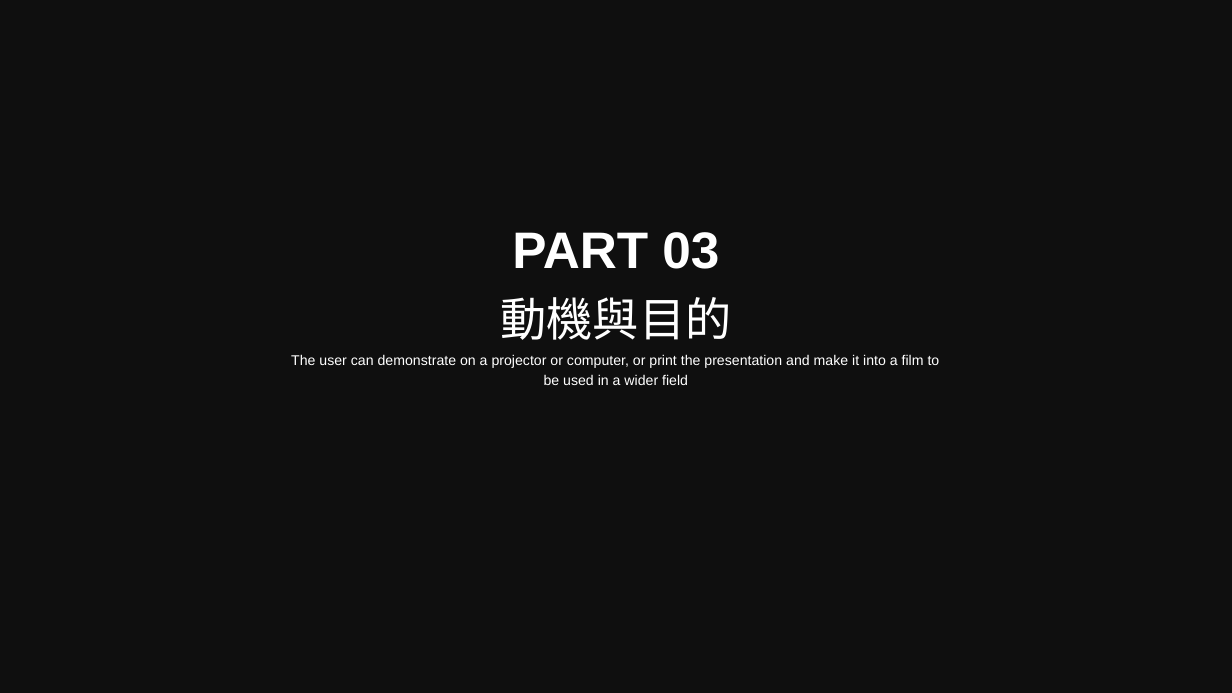
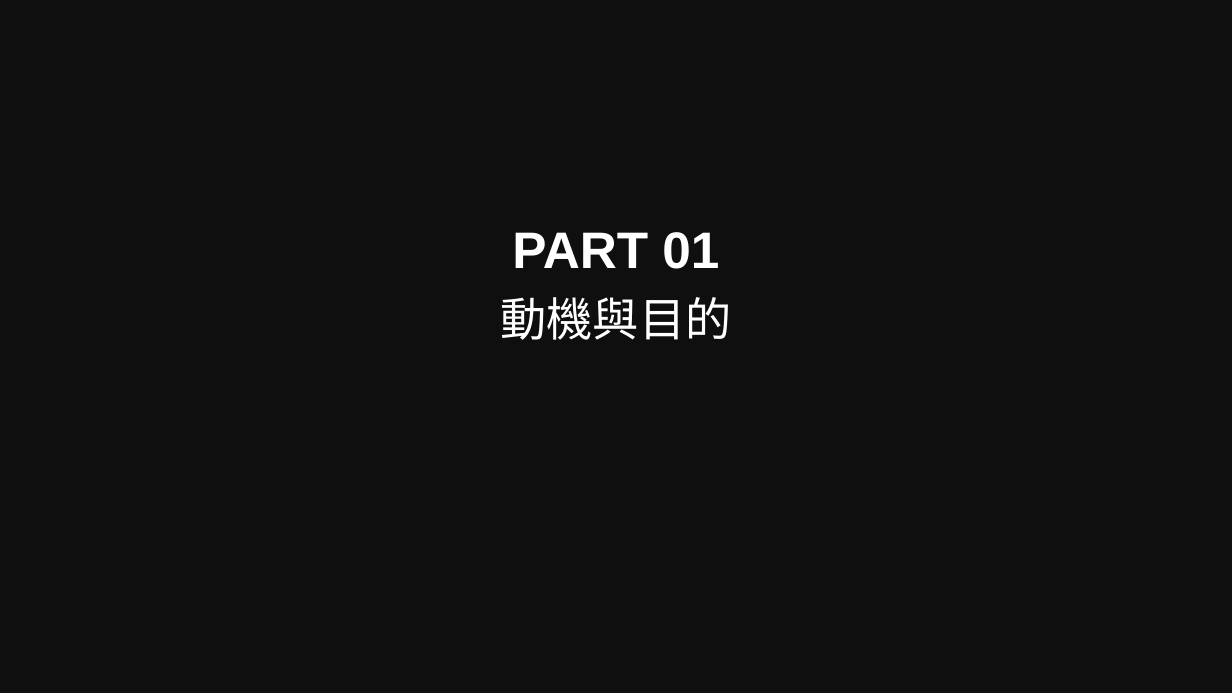
Before and after one commit to Sikako/hackthon, a slide deck: slide 3 of bigdata.pptx (slide 13 before the commit). Drawn at 1232x693 pixels with LibreOffice and Linux fonts; fonts in the diff are those of the drawing; background and template pictures are left out; a plain dark background stands for a picture behind light text. Boxes give left, top, right and bottom in pixels: in the first picture for what was removed or moved away, otherwise in the second. Text is boxed around its words. In the diff, an @@ line names an element or a change of style, - is before the commit and + after.

```diff
--- a/bigdata.pptx
+++ b/bigdata.pptx
@@ text at [512,232,719,269]: text changed @@
-PART 03
+PART 01
@@ text removed at [291,354,940,385] @@
-The user can demonstrate on a projector or computer, or print the presentation and make it into a film to be used in a wider field
```
Also in this commit, not shown: 9 other slides changed, 2 slides added, 17 slides removed, 3 other files.
